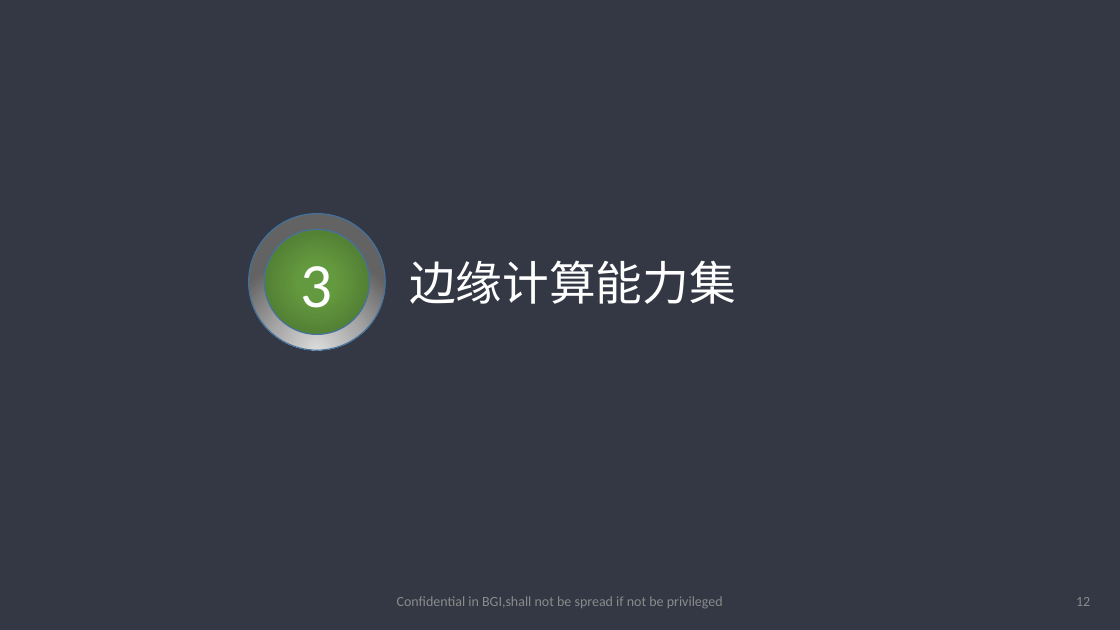
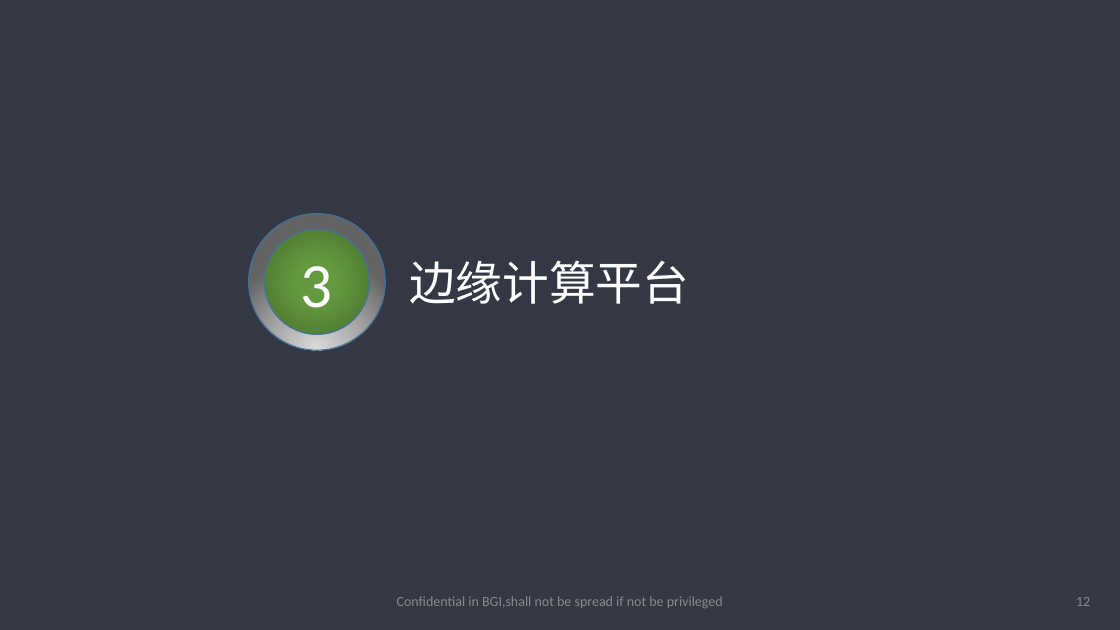
Before and after one commit to haobolicpp/EdgeComputing, a slide deck: slide 12 of 边缘计算.pptx. Drawn at 1120x630 pixels with LibreOffice and Linux fonts; fonts in the diff are those of the drawing; background and template pictures are left out. Boxes give left, top, right and bottom in pixels: in the first picture for what was removed or moved away, otherwise in the second. Text is boxed around its words. In the diff, an @@ line names an element or a change of style, - is before the commit and + after.

```diff
--- a/边缘计算.pptx
+++ b/边缘计算.pptx
@@ text at [409,260,689,304]: text changed @@
-边缘计算能力集
+边缘计算平台
```
Also in this commit, not shown: 5 other slides changed, 1 slide added, 2 other files.
